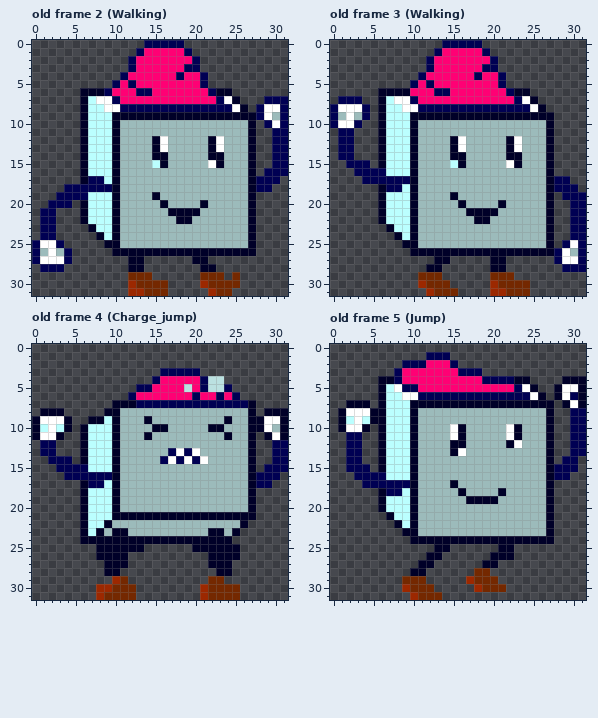
Edited in one commit: pixel-art file (characters/Player/kewb_godot.aseprite). That is the earlier state.
32x32 pixels, 7 frames. Shown: old frame 2 (Walking), old frame 3 (Walking), old frame 4 (Charge_jump), old frame 5 (Jump). The commit also changed other frames, which this record leaves out.
Now the later version:
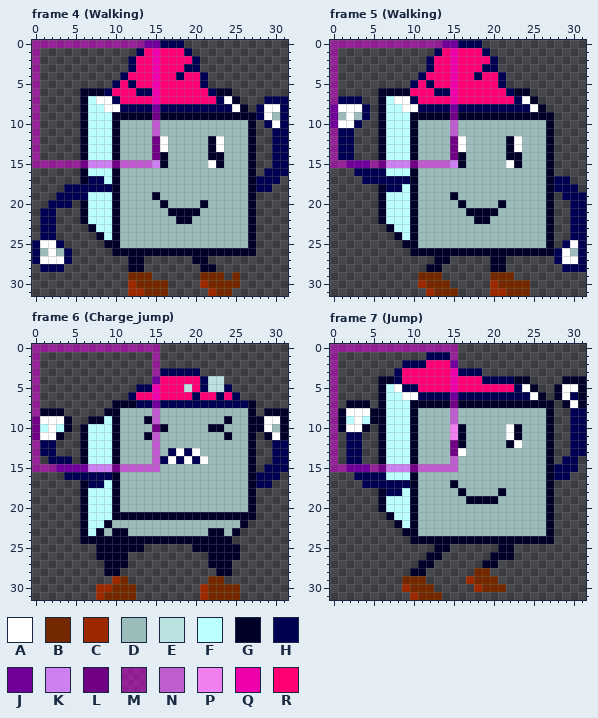
Palette (. is transparent): A #ffffff  B #742800  C #9c2800  D #9cbbbb  E #bbe1e1  F #bbffff  G #000028  H #000053  J #71009a  K #ce7ff0  L #710085  M #e100e180  N #bf5dce  P #f07ff0  Q #f000ab  R #ff0074
A new or re-ordered frame is compared with the old frame closest to it.
The exact change:
layer "16x16" now shown
frames re-ordered
Frame 4 (Walking) against old frame 2 (Walking), layer "16x16":
The edit turns colour H into colour J in row 0 at x 14 to 15; in row 8 at x 15.
The edit turns colour F into colour K in row 15 at x 7 to 9 and 15.
The edit turns colour G into colour L in row 9 at x 15; in rows 12 to 14 at x 15; in row 15 at x 6 and 10.
There is now colour M in row 0 at x 0 to 13; in rows 1 to 14 at x 0; in row 15 at x 0 to 5.
The edit turns colour D into colour N in rows 10 to 11 at x 15; in row 15 at x 11 to 14.
The edit turns colour R into colour Q in rows 1 to 7 at x 15.
Frame 5 (Walking) against old frame 3 (Walking), layer "16x16":
The edit turns colour H into colour J in row 0 at x 14 to 15; in row 8 at x 0 and 15; in rows 9 to 10 at x 0; in row 15 at x 2 to 4.
The edit turns colour F into colour K in row 15 at x 7 to 9 and 15.
The edit turns colour G into colour L in row 9 at x 15; in rows 12 to 14 at x 15; in row 15 at x 6 and 10.
There is now colour M in row 0 at x 0 to 13; in rows 1 to 7 at x 0; in rows 11 to 14 at x 0; in row 15 at x 0 to 1 and 5.
The edit turns colour D into colour N in rows 10 to 11 at x 15; in row 15 at x 11 to 14.
The edit turns colour R into colour Q in rows 1 to 7 at x 15.
Frame 6 (Charge_jump) against old frame 4 (Charge_jump), layer "16x16":
The edit turns colour H into colour J in row 4 at x 15; in row 7 at x 15; in row 15 at x 3 to 6.
The edit turns colour F into colour K in row 15 at x 7 to 9.
The edit turns colour G into colour L in row 9 at x 0; in row 10 at x 0 and 15; in row 11 at x 0; in row 15 at x 10.
There is now colour M in row 0 at x 0 to 15; in rows 1 to 3 at x 0 and 15; in rows 4 to 8 at x 0; in rows 12 to 14 at x 0; in row 15 at x 0 to 2.
The edit turns colour D into colour N in rows 8 to 9 at x 15; in rows 11 to 14 at x 15; in row 15 at x 11 to 15.
The edit turns colour R into colour Q in rows 5 to 6 at x 15.
Frame 7 (Jump) against old frame 5 (Jump), layer "16x16":
The edit turns colour H into colour J in row 2 at x 15; in row 6 at x 15; in row 15 at x 2 to 4.
The edit turns colour F into colour K in row 15 at x 7 to 9.
The edit turns colour G into colour L in row 7 at x 15; in rows 12 to 13 at x 15; in row 15 at x 6 and 10.
There is now colour M in row 0 at x 0 to 15; in row 1 at x 0 and 15; in rows 2 to 14 at x 0; in row 15 at x 0 to 1 and 5.
The edit turns colour D into colour N in rows 8 to 9 at x 15; in row 14 at x 15; in row 15 at x 11 to 15.
The edit turns colour A into colour P in rows 10 to 11 at x 15.
The edit turns colour R into colour Q in rows 3 to 5 at x 15.
Pixel boxes of the changes (left, top, right, bottom) in both pictures:
changed: (32, 40, 160, 168)
changed: (330, 40, 458, 168)
changed: (32, 344, 160, 472)
changed: (330, 344, 458, 472)
